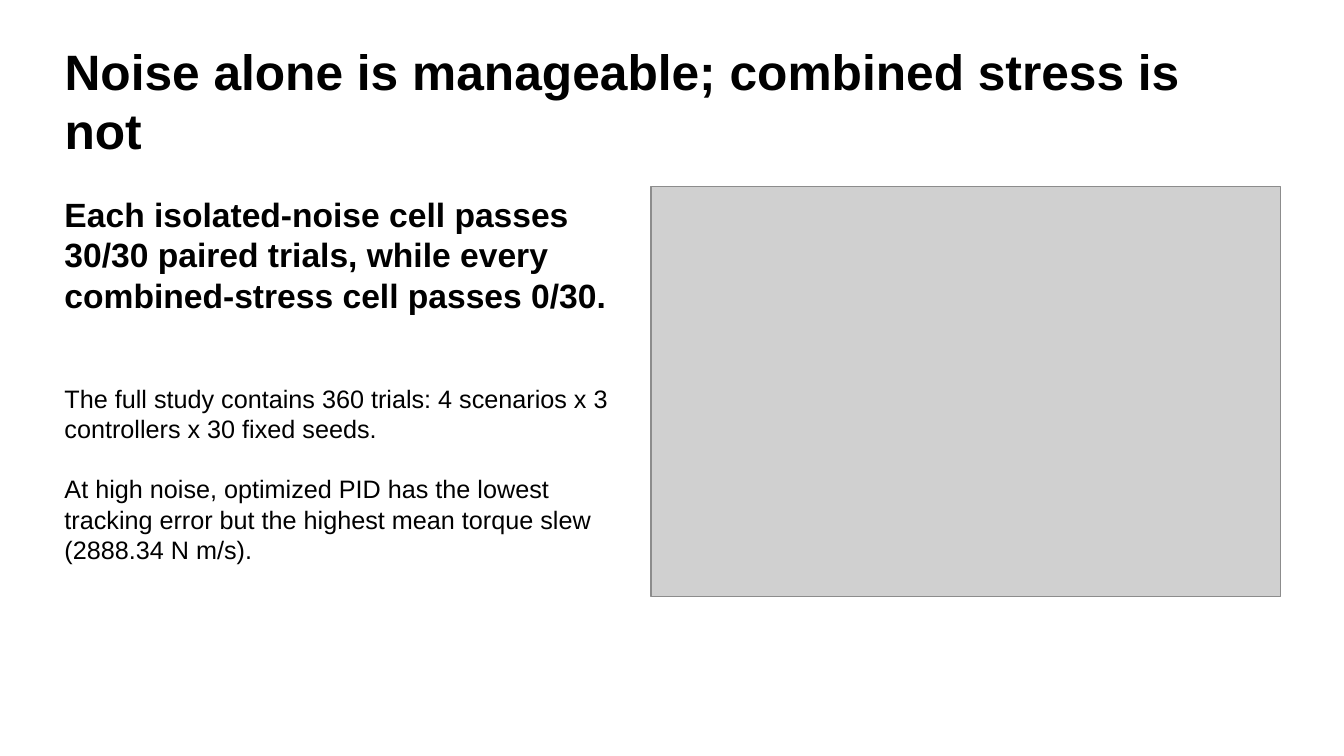
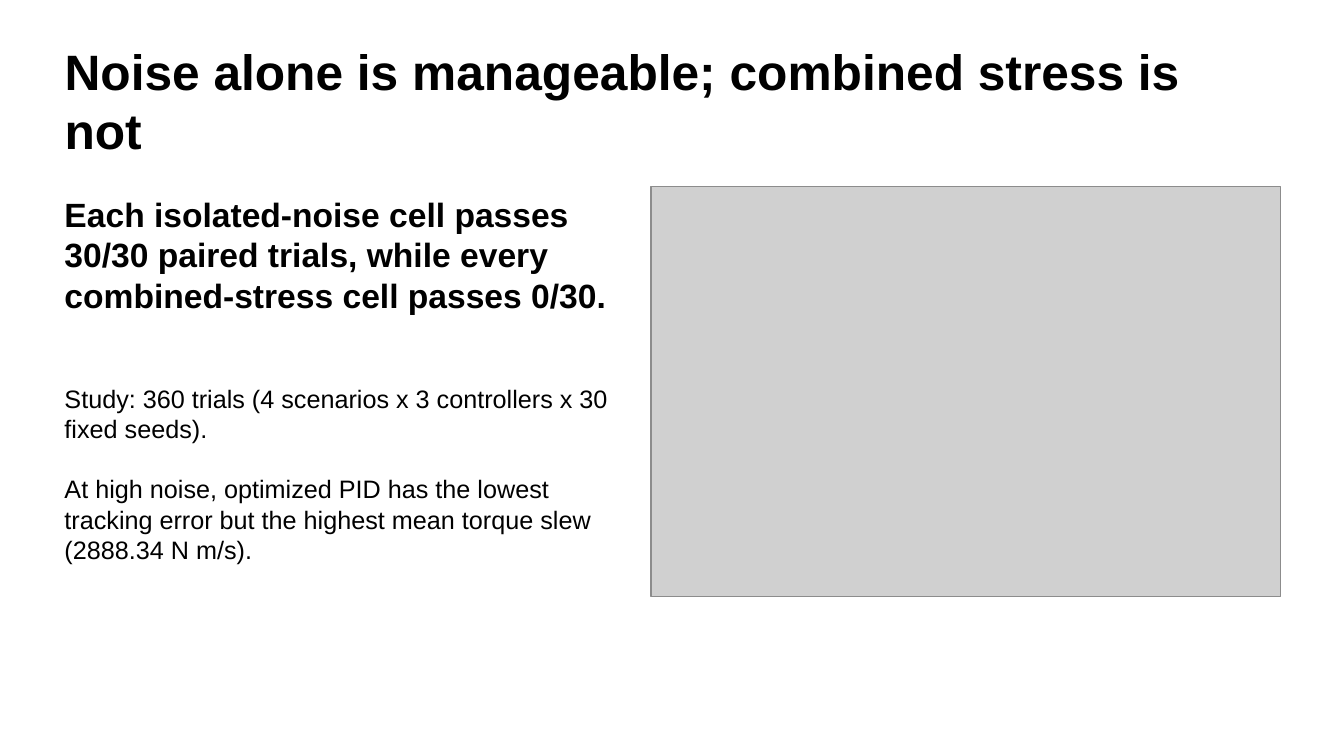
Before and after one commit to yzh423/PID-MATLAB, a slide deck: slide 6 of presentation/final_presentation.pptx. Drawn at 1344x756 pixels with LibreOffice and Linux fonts; fonts in the diff are those of the drawing; grey boxes stand for pictures. Boxes give left, top, right and bottom in pixels: in the first picture for what was removed or moved away, otherwise in the second. Text is boxed around its words. In the diff, an @@ line names an element or a change of style, - is before the commit and + after.

```diff
--- a/presentation/final_presentation.pptx
+++ b/presentation/final_presentation.pptx
@@ text at box(64, 389, 607, 444): text changed @@
-The full study contains 360 trials: 4 scenarios x 3 controllers x 30 fixed seeds.
+Study: 360 trials (4 scenarios x 3 controllers x 30 fixed seeds).
```
Also in this commit, not shown: 2 other slides changed, 26 other files.
